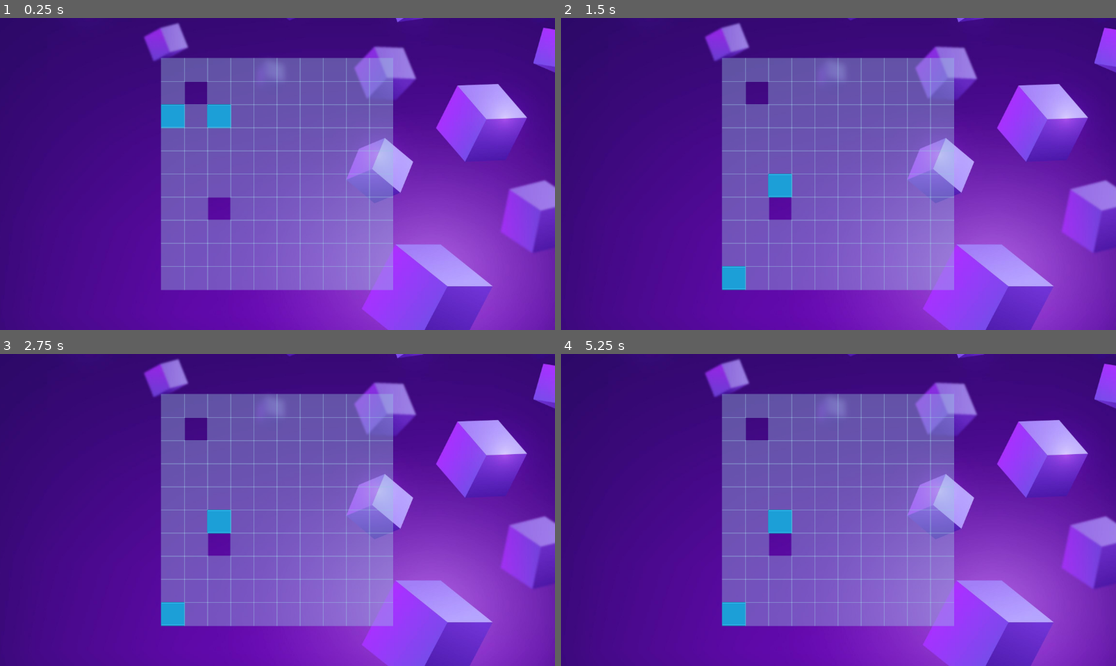
Above: before the commit, frames 1-4 (two rows, left to right).
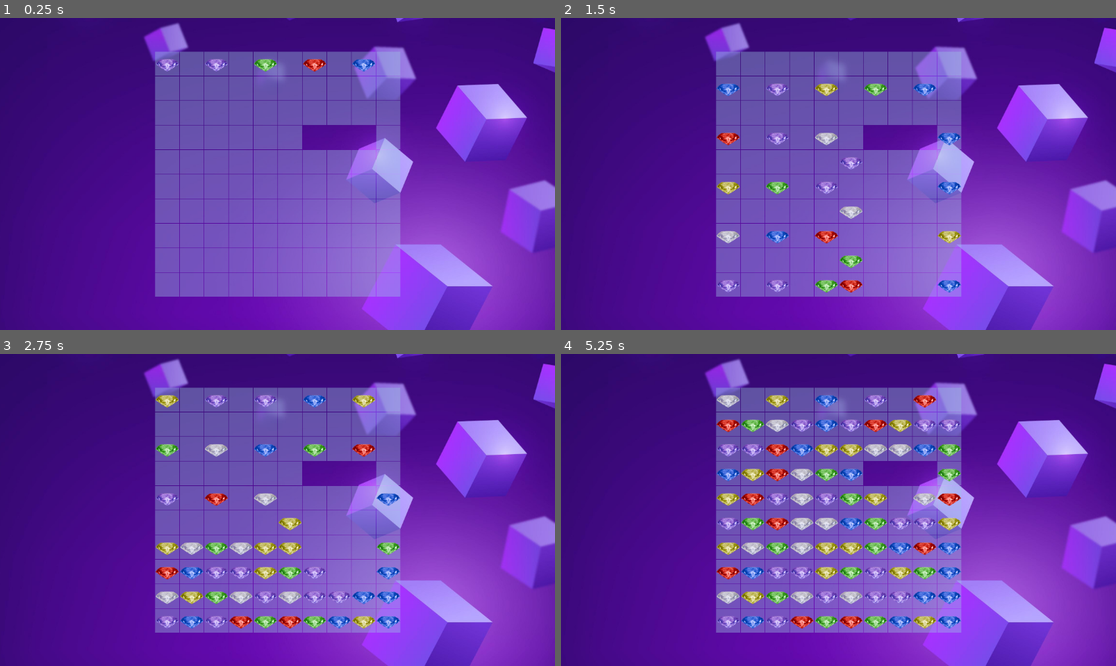
Above: after the commit, the same moments.

Repository: Medex81/LadyJu
Game: Godot game, scene res://game/scenes/game_field/game_field.tscn
The game is run twice, just before and just after one commit, with the same random seed, the same clock (stepped at 60 frames per second) and the same inputs.
Inputs:
- Up to frame 1 (0.25 s): no input
- Up to frame 2 (1.5 s): no input
- Up to frame 3 (2.75 s): no input
- Up to frame 4 (5.25 s): no input

The runs differ from the first frame. In frame 1, 9.3% of the frame differs, in the area x 27-73%, y 10-90%; in frame 2, 11%; in frame 3, 13%; in frame 4, 17%.

Commit message:
Add move and spawn mechanics

Diff:
--- a/game/logic/match3_core.gd
+++ b/game/logic/match3_core.gd
@@ -3,48 +3,73 @@
 class_name Match3Logic
 
 enum EItemTypes{
-	NONE,
 	RED,
-	BLUE
+	BLUE,
+	GREEN,
+	PURPLE,
+	WHITE,
+	YELLOW
 }
 
 var _cols:int = 0
 var _rows:int = 0
 var _size:int = 0
 var _cells:Array
-var result = UpdateResult.new()
+var _result = UpdateResult.new()
+var _shift = 0
 
 func _init(cols:int, rows:int):
 	for col in range(cols):
 		var array:Array[CellModel]
 		for row in range(rows):
-			array.append(CellModel.new(col, row))
+			array.append(CellModel.new())
 		print("Add row size {0}".format([array.size()]))
 		_cells.append(array)
 	_cols = cols
 	_rows = rows
 	_size = cols * rows
 
-func set_cell_opt(flat_index:int, is_hole:bool, is_creator:bool):
+func set_cell_opt(flat_index:int, is_hole:bool, is_spawn:bool):
 	if flat_index < _size:
 		var cell = _cells[flat_index % _cols][flat_index / _cols] as CellModel
 		cell.is_hole = is_hole
-		cell.is_creator = is_creator
+		cell.is_spawn = is_spawn
 
 func set_cell_item(flat_index:int, is_blocked:bool, type:EItemTypes):
 	var cell = _cells[flat_index % _cols][flat_index / _cols] as CellModel
 	cell.items.append(ItemModel.new(is_blocked, type))
 
+func move_if_can(col:int, row:int, shift:int, result:UpdateResult)->bool:
+	if col + shift >= 0 \
+	and col + shift < _cols \
+	and _cells[col + shift][row + 1].can_receive():
+		var from_flat_index = col + row * _cols
+		var to_flat_index = col + shift + (row + 1) * _cols
+		result.moves.append([from_flat_index, to_flat_index])
+		_cells[col][row].swap(_cells[col + shift][row + 1])
+		return true
+	return false
+
+func spawn(col:int, row:int, result:UpdateResult):
+	var new_item = EItemTypes.get(EItemTypes.keys().pick_random(), 0)
+	_cells[col][row].add_item(ItemModel.new(false, new_item))
+	var in_flat_index = col + row * _cols
+	_result.spawns.append([in_flat_index, new_item])
+
 func update()->UpdateResult:
-	result.clear()
+	_result.clear()
 	for col in range(_cols - 1, -1, -1):
-		for row in range(_rows - 1, -1, -1):
-			if row + 1 < _rows \
-			and not _cells[col][row].is_hole \
-			and not _cells[col][row + 1].is_hole \
-			and not _cells[col][row].items.is_empty():
-				var from_flat_index = _cells[col][row].x + _cells[col][row].y * _cols
-				var to_flat_index = _cells[col][row + 1].x + _cells[col][row + 1].y * _cols
-				result.moves.append([from_flat_index, to_flat_index])
-				_cells[col][row].swap(_cells[col][row + 1])
-	return result
+		for row in range(_rows - 2, -1, -1):
+			# move
+			if _cells[col][row].can_move():
+				if not move_if_can(col, row, 0, _result):
+					if not move_if_can(col, row, 1, _result):
+						move_if_can(col, row, -1,  _result)
+				continue
+
+			# spawn
+			if _cells[col][row].can_spawn():
+				spawn(col, row, _result)
+				continue
+
+	return _result
--- a/game/scenes/game_field/cell.gd
+++ b/game/scenes/game_field/cell.gd
@@ -3,14 +3,14 @@
 
 class_name Cell
 
-@export var create = false:
+@export var spawn = false:
 	set(value):
-		create = value
+		spawn = value
 
 @export var hole = false:
 	set(value):
 		$back_tex.visible = !value
-		create = !value
+		spawn = !value
 		hole = value
 
 @onready var items:Array[Item] = get_item_node_list()
--- a/game/scenes/game_field/cell_model.gd
+++ b/game/scenes/game_field/cell_model.gd
@@ -3,14 +3,21 @@
 class_name CellModel
 
 var is_hole:bool = false
-var is_creator:bool = false
-var x:int = 0
-var y:int = 0
+var is_spawn:bool = false
+
 var items:Array[ItemModel]
 
-func _init(_x:int, _y:int):
-	x = _x
-	y = _y
+func can_move()->bool:
+	return true if not is_hole and  not items.is_empty() else false
+
+func can_receive()->bool:
+	return true if not is_hole and items.is_empty() else false
+
+func can_spawn()->bool:
+	return true if not is_hole and is_spawn and items.is_empty() else false
+
+func add_item(item:ItemModel):
+	items.append(item)
 
 func swap(from:CellModel):
 	if not is_hole or not from.is_hole:
--- a/game/scenes/game_field/classes/item_model.gd
+++ b/game/scenes/game_field/classes/item_model.gd
@@ -3,7 +3,7 @@
 class_name ItemModel
 
 var is_blocked:bool = false
-var type: Match3Logic.EItemTypes = Match3Logic.EItemTypes.NONE
+var type: Match3Logic.EItemTypes = Match3Logic.EItemTypes.RED
 
 func _init(_is_blocked:bool, _type: Match3Logic.EItemTypes):
 	is_blocked = is_blocked
--- a/game/scenes/game_field/classes/update_result.gd
+++ b/game/scenes/game_field/classes/update_result.gd
@@ -3,10 +3,10 @@
 class_name UpdateResult
 
 var moves:Array
-var creates:Array[int]
+var spawns:Array
 var deletes:Array[int]
 
 func clear():
 	moves.clear()
-	creates.clear()
+	spawns.clear()
 	deletes.clear()
--- a/game/scenes/game_field/gred.gd
+++ b/game/scenes/game_field/gred.gd
@@ -4,6 +4,14 @@
 
 var _cells:Array[Cell]
 var _logic: Match3Logic = null
+var _items = {
+	Match3Logic.EItemTypes.RED: preload("res://game/scenes/game_field/items/item_red.tscn"),
+	Match3Logic.EItemTypes.BLUE: preload("res://game/scenes/game_field/items/item_blue.tscn"),
+	Match3Logic.EItemTypes.GREEN: preload("res://game/scenes/game_field/items/item_green.tscn"),
+	Match3Logic.EItemTypes.PURPLE: preload("res://game/scenes/game_field/items/item_purple.tscn"),
+	Match3Logic.EItemTypes.WHITE: preload("res://game/scenes/game_field/items/item_white.tscn"),
+	Match3Logic.EItemTypes.YELLOW: preload("res://game/scenes/game_field/items/item_yellow.tscn")
+}
 
 func _ready():
 	for cell in get_children():
@@ -14,7 +22,7 @@
 	if _logic:
 		var flat_cell_index = 0
 		for cell in _cells:
-			_logic.set_cell_opt(flat_cell_index, cell.hole, cell.create)
+			_logic.set_cell_opt(flat_cell_index, cell.hole, cell.spawn)
 			for item in cell.items:
 				_logic.set_cell_item(flat_cell_index, item.is_blocked, item.item_type)
 			flat_cell_index += 1
@@ -25,20 +33,18 @@
 func _on_timer_timeout():
 	if _logic:
 		var result = _logic.update()
-		if result.moves.is_empty():
+		if result.moves.is_empty() and result.spawns.is_empty():
 			$Timer.stop()
 		else:
 			move(result.moves)
+			spawn(result.spawns)
 
 func move(moves:Array):
 	for swap in moves:
 		var node_from = _cells[swap[0]]
 		var node_to = _cells[swap[1]]
-		print("swap {0} {1}".format([swap[0], swap[1]]))
-		var item_from = null if node_from.items.is_empty() else node_from.items.back()
-		var item_to = null if node_to.items.is_empty() else node_to.items.back()
-		print("item from size ", node_from.items.size())
-		print("item to size ", node_to.items.size())
+		var item_from = node_from.items.pop_back()
+		var item_to = node_to.items.pop_back()
 		if item_from:
 			node_from.remove_child(item_from)
 			node_to.add_child(item_from)
@@ -47,3 +53,17 @@
 			node_to.remove_child(item_to)
 			node_from.add_child(item_to)
 			node_from.items.append(item_to)
+
+func create_item(item_type:Match3Logic.EItemTypes)->Item:
+	var item:Item = null
+	var _scn = _items.get(item_type, null)
+	if _scn:
+		item = _scn.instantiate()
+	return item
+
+func spawn(spawns:Array):
+	for spawn in spawns:
+		var item = create_item(spawn[1])
+		if item:
+			_cells[spawn[0]].add_child(item)
+			_cells[spawn[0]].items.append(item)
--- a/game/scenes/game_field/gred.tscn
+++ b/game/scenes/game_field/gred.tscn
@@ -1,8 +1,7 @@
-[gd_scene load_steps=4 format=3 uid="uid://74n22nyd7nhk"]
+[gd_scene load_steps=3 format=3 uid="uid://74n22nyd7nhk"]
 
 [ext_resource type="Script" path="res://game/scenes/game_field/gred.gd" id="1_dk66i"]
 [ext_resource type="PackedScene" uid="uid://ci8gbjoyi55v8" path="res://game/scenes/game_field/cell.tscn" id="2_tw0j8"]
-[ext_resource type="PackedScene" uid="uid://bfkespa0sdxqj" path="res://game/scenes/game_field/item_blue.tscn" id="3_v3sfc"]
 
 [node name="gred" type="GridContainer"]
 anchors_preset = 8
@@ -16,418 +15,321 @@
 offset_bottom = 241.0
 grow_horizontal = 2
 grow_vertical = 2
-theme_override_constants/h_separation = -2
-theme_override_constants/v_separation = -2
+theme_override_constants/h_separation = 1
+theme_override_constants/v_separation = 1
 columns = 10
 script = ExtResource("1_dk66i")
 
 [node name="Timer" type="Timer" parent="."]
-wait_time = 0.088
+wait_time = 0.138
 autostart = true
 
 [node name="cell" parent="." instance=ExtResource("2_tw0j8")]
 layout_mode = 2
-
-[node name="item" parent="cell" instance=ExtResource("3_v3sfc")]
-layout_mode = 1
+spawn = true
 
 [node name="cell2" parent="." instance=ExtResource("2_tw0j8")]
 layout_mode = 2
-create = true
 
 [node name="cell3" parent="." instance=ExtResource("2_tw0j8")]
 layout_mode = 2
-create = true
-
-[node name="item" parent="cell3" instance=ExtResource("3_v3sfc")]
-layout_mode = 1
+spawn = true
 
 [node name="cell4" parent="." instance=ExtResource("2_tw0j8")]
 layout_mode = 2
-create = true
 
 [node name="cell5" parent="." instance=ExtResource("2_tw0j8")]
 layout_mode = 2
-create = true
+spawn = true
 
 [node name="cell6" parent="." instance=ExtResource("2_tw0j8")]
 layout_mode = 2
-create = true
 
 [node name="cell7" parent="." instance=ExtResource("2_tw0j8")]
 layout_mode = 2
-create = true
+spawn = true
 
 [node name="cell8" parent="." instance=ExtResource("2_tw0j8")]
 layout_mode = 2
-create = true
 
 [node name="cell9" parent="." instance=ExtResource("2_tw0j8")]
 layout_mode = 2
-create = true
+spawn = true
 
 [node name="cell10" parent="." instance=ExtResource("2_tw0j8")]
 layout_mode = 2
-create = true
 
 [node name="cell11" parent="." instance=ExtResource("2_tw0j8")]
 layout_mode = 2
-create = true
 
 [node name="cell12" parent="." instance=ExtResource("2_tw0j8")]
 layout_mode = 2
+
+[node name="cell13" parent="." instance=ExtResource("2_tw0j8")]
+layout_mode = 2
+
+[node name="cell14" parent="." instance=ExtResource("2_tw0j8")]
+layout_mode = 2
+
+[node name="cell15" parent="." instance=ExtResource("2_tw0j8")]
+layout_mode = 2
+
+[node name="cell16" parent="." instance=ExtResource("2_tw0j8")]
+layout_mode = 2
+
+[node name="cell17" parent="." instance=ExtResource("2_tw0j8")]
+layout_mode = 2
+
+[node name="cell18" parent="." instance=ExtResource("2_tw0j8")]
+layout_mode = 2
+
+[node name="cell19" parent="." instance=ExtResource("2_tw0j8")]
+layout_mode = 2
+
+[node name="cell20" parent="." instance=ExtResource("2_tw0j8")]
+layout_mode = 2
+
+[node name="cell21" parent="." instance=ExtResource("2_tw0j8")]
+layout_mode = 2
+
+[node name="cell22" parent="." instance=ExtResource("2_tw0j8")]
+layout_mode = 2
+
+[node name="cell23" parent="." instance=ExtResource("2_tw0j8")]
+layout_mode = 2
+
+[node name="cell24" parent="." instance=ExtResource("2_tw0j8")]
+layout_mode = 2
+
+[node name="cell25" parent="." instance=ExtResource("2_tw0j8")]
+layout_mode = 2
+
+[node name="cell26" parent="." instance=ExtResource("2_tw0j8")]
+layout_mode = 2
+
+[node name="cell27" parent="." instance=ExtResource("2_tw0j8")]
+layout_mode = 2
+
+[node name="cell28" parent="." instance=ExtResource("2_tw0j8")]
+layout_mode = 2
+
+[node name="cell29" parent="." instance=ExtResource("2_tw0j8")]
+layout_mode = 2
+
+[node name="cell30" parent="." instance=ExtResource("2_tw0j8")]
+layout_mode = 2
+
+[node name="cell31" parent="." instance=ExtResource("2_tw0j8")]
+layout_mode = 2
+
+[node name="cell32" parent="." instance=ExtResource("2_tw0j8")]
+layout_mode = 2
+
+[node name="cell33" parent="." instance=ExtResource("2_tw0j8")]
+layout_mode = 2
+
+[node name="cell34" parent="." instance=ExtResource("2_tw0j8")]
+layout_mode = 2
+
+[node name="cell35" parent="." instance=ExtResource("2_tw0j8")]
+layout_mode = 2
+
+[node name="cell36" parent="." instance=ExtResource("2_tw0j8")]
+layout_mode = 2
+
+[node name="cell37" parent="." instance=ExtResource("2_tw0j8")]
+layout_mode = 2
 hole = true
 
-[node name="cell13" parent="." instance=ExtResource("2_tw0j8")]
-layout_mode = 2
-create = true
-
-[node name="cell14" parent="." instance=ExtResource("2_tw0j8")]
-layout_mode = 2
-create = true
-
-[node name="cell15" parent="." instance=ExtResource("2_tw0j8")]
-layout_mode = 2
-create = true
-
-[node name="cell16" parent="." instance=ExtResource("2_tw0j8")]
-layout_mode = 2
-create = true
-
-[node name="cell17" parent="." instance=ExtResource("2_tw0j8")]
-layout_mode = 2
-create = true
-
-[node name="cell18" parent="." instance=ExtResource("2_tw0j8")]
-layout_mode = 2
-create = true
-
-[node name="cell19" parent="." instance=ExtResource("2_tw0j8")]
-layout_mode = 2
-create = true
-
-[node name="cell20" parent="." instance=ExtResource("2_tw0j8")]
-layout_mode = 2
-create = true
-
-[node name="cell21" parent="." instance=ExtResource("2_tw0j8")]
-layout_mode = 2
-create = true
-
-[node name="cell22" parent="." instance=ExtResource("2_tw0j8")]
-layout_mode = 2
-create = true
-
-[node name="cell23" parent="." instance=ExtResource("2_tw0j8")]
-layout_mode = 2
-create = true
-
-[node name="cell24" parent="." instance=ExtResource("2_tw0j8")]
-layout_mode = 2
-create = true
-
-[node name="cell25" parent="." instance=ExtResource("2_tw0j8")]
-layout_mode = 2
-create = true
-
-[node name="cell26" parent="." instance=ExtResource("2_tw0j8")]
-layout_mode = 2
-create = true
-
-[node name="cell27" parent="." instance=ExtResource("2_tw0j8")]
-layout_mode = 2
-create = true
-
-[node name="cell28" parent="." instance=ExtResource("2_tw0j8")]
-layout_mode = 2
-create = true
-
-[node name="cell29" parent="." instance=ExtResource("2_tw0j8")]
-layout_mode = 2
-create = true
-
-[node name="cell30" parent="." instance=ExtResource("2_tw0j8")]
-layout_mode = 2
-create = true
-
-[node name="cell31" parent="." instance=ExtResource("2_tw0j8")]
-layout_mode = 2
-create = true
-
-[node name="cell32" parent="." instance=ExtResource("2_tw0j8")]
-layout_mode = 2
-create = true
-
-[node name="cell33" parent="." instance=ExtResource("2_tw0j8")]
-layout_mode = 2
-create = true
-
-[node name="cell34" parent="." instance=ExtResource("2_tw0j8")]
-layout_mode = 2
-create = true
-
-[node name="cell35" parent="." instance=ExtResource("2_tw0j8")]
-layout_mode = 2
-create = true
-
-[node name="cell36" parent="." instance=ExtResource("2_tw0j8")]
-layout_mode = 2
-create = true
-
-[node name="cell37" parent="." instance=ExtResource("2_tw0j8")]
-layout_mode = 2
-create = true
-
 [node name="cell38" parent="." instance=ExtResource("2_tw0j8")]
 layout_mode = 2
-create = true
+hole = true
 
 [node name="cell39" parent="." instance=ExtResource("2_tw0j8")]
 layout_mode = 2
-create = true
+hole = true
 
 [node name="cell40" parent="." instance=ExtResource("2_tw0j8")]
 layout_mode = 2
-create = true
 
 [node name="cell41" parent="." instance=ExtResource("2_tw0j8")]
 layout_mode = 2
-create = true
 
 [node name="cell42" parent="." instance=ExtResource("2_tw0j8")]
 layout_mode = 2
-create = true
 
 [node name="cell43" parent="." instance=ExtResource("2_tw0j8")]
 layout_mode = 2
-create = true
 
 [node name="cell44" parent="." instance=ExtResource("2_tw0j8")]
 layout_mode = 2
-create = true
 
 [node name="cell45" parent="." instance=ExtResource("2_tw0j8")]
 layout_mode = 2
-create = true
 
 [node name="cell46" parent="." instance=ExtResource("2_tw0j8")]
 layout_mode = 2
-create = true
 
 [node name="cell47" parent="." instance=ExtResource("2_tw0j8")]
 layout_mode = 2
-create = true
 
 [node name="cell48" parent="." instance=ExtResource("2_tw0j8")]
 layout_mode = 2
-create = true
 
 [node name="cell49" parent="." instance=ExtResource("2_tw0j8")]
 layout_mode = 2
-create = true
 
 [node name="cell50" parent="." instance=ExtResource("2_tw0j8")]
 layout_mode = 2
-create = true
 
 [node name="cell51" parent="." instance=ExtResource("2_tw0j8")]
 layout_mode = 2
-create = true
 
 [node name="cell52" parent="." instance=ExtResource("2_tw0j8")]
 layout_mode = 2
-create = true
 
 [node name="cell53" parent="." instance=ExtResource("2_tw0j8")]
 layout_mode = 2
-create = true
 
 [node name="cell54" parent="." instance=ExtResource("2_tw0j8")]
 layout_mode = 2
-create = true
 
 [node name="cell55" parent="." instance=ExtResource("2_tw0j8")]
 layout_mode = 2
-create = true
 
 [node name="cell56" parent="." instance=ExtResource("2_tw0j8")]
 layout_mode = 2
-create = true
 
 [node name="cell57" parent="." instance=ExtResource("2_tw0j8")]
 layout_mode = 2
-create = true
 
 [node name="cell58" parent="." instance=ExtResource("2_tw0j8")]
 layout_mode = 2
-create = true
 
 [node name="cell59" parent="." instance=ExtResource("2_tw0j8")]
 layout_mode = 2
-create = true
 
 [node name="cell60" parent="." instance=ExtResource("2_tw0j8")]
 layout_mode = 2
-create = true
 
 [node name="cell61" parent="." instance=ExtResource("2_tw0j8")]
 layout_mode = 2
-create = true
 
 [node name="cell62" parent="." instance=ExtResource("2_tw0j8")]
 layout_mode = 2
-create = true
 
 [node name="cell63" parent="." instance=ExtResource("2_tw0j8")]
 layout_mode = 2
-hole = true
 
 [node name="cell64" parent="." instance=ExtResource("2_tw0j8")]
 layout_mode = 2
-create = true
 
 [node name="cell65" parent="." instance=ExtResource("2_tw0j8")]
 layout_mode = 2
-create = true
 
 [node name="cell66" parent="." instance=ExtResource("2_tw0j8")]
 layout_mode = 2
-create = true
 
 [node name="cell67" parent="." instance=ExtResource("2_tw0j8")]
 layout_mode = 2
-create = true
 
 [node name="cell68" parent="." instance=ExtResource("2_tw0j8")]
 layout_mode = 2
-create = true
 
 [node name="cell69" parent="." instance=ExtResource("2_tw0j8")]
 layout_mode = 2
-create = true
 
 [node name="cell70" parent="." instance=ExtResource("2_tw0j8")]
 layout_mode = 2
-create = true
 
 [node name="cell71" parent="." instance=ExtResource("2_tw0j8")]
 layout_mode = 2
-create = true
 
 [node name="cell72" parent="." instance=ExtResource("2_tw0j8")]
 layout_mode = 2
-create = true
 
 [node name="cell73" parent="." instance=ExtResource("2_tw0j8")]
 layout_mode = 2
-create = true
 
 [node name="cell74" parent="." instance=ExtResource("2_tw0j8")]
 layout_mode = 2
-create = true
 
 [node name="cell75" parent="." instance=ExtResource("2_tw0j8")]
 layout_mode = 2
-create = true
 
 [node name="cell76" parent="." instance=ExtResource("2_tw0j8")]
 layout_mode = 2
-create = true
 
 [node name="cell77" parent="." instance=ExtResource("2_tw0j8")]
 layout_mode = 2
-create = true
 
 [node name="cell78" parent="." instance=ExtResource("2_tw0j8")]
 layout_mode = 2
-create = true
 
 [node name="cell79" parent="." instance=ExtResource("2_tw0j8")]
 layout_mode = 2
-create = true
 
 [node name="cell80" parent="." instance=ExtResource("2_tw0j8")]
 layout_mode = 2
-create = true
 
 [node name="cell81" parent="." instance=ExtResource("2_tw0j8")]
 layout_mode = 2
-create = true
 
 [node name="cell82" parent="." instance=ExtResource("2_tw0j8")]
 layout_mode = 2
-create = true
 
 [node name="cell83" parent="." instance=ExtResource("2_tw0j8")]
 layout_mode = 2
-create = true
 
 [node name="cell84" parent="." instance=ExtResource("2_tw0j8")]
 layout_mode = 2
-create = true
 
 [node name="cell85" parent="." instance=ExtResource("2_tw0j8")]
 layout_mode = 2
-create = true
 
 [node name="cell86" parent="." instance=ExtResource("2_tw0j8")]
 layout_mode = 2
-create = true
 
 [node name="cell87" parent="." instance=ExtResource("2_tw0j8")]
 layout_mode = 2
-create = true
 
 [node name="cell88" parent="." instance=ExtResource("2_tw0j8")]
 layout_mode = 2
-create = true
 
 [node name="cell89" parent="." instance=ExtResource("2_tw0j8")]
 layout_mode = 2
-create = true
 
 [node name="cell90" parent="." instance=ExtResource("2_tw0j8")]
 layout_mode = 2
-create = true
 
 [node name="cell91" parent="." instance=ExtResource("2_tw0j8")]
 layout_mode = 2
-create = true
 
 [node name="cell92" parent="." instance=ExtResource("2_tw0j8")]
 layout_mode = 2
-create = true
 
 [node name="cell93" parent="." instance=ExtResource("2_tw0j8")]
 layout_mode = 2
-create = true
 
 [node name="cell94" parent="." instance=ExtResource("2_tw0j8")]
 layout_mode = 2
-create = true
 
 [node name="cell95" parent="." instance=ExtResource("2_tw0j8")]
 layout_mode = 2
-create = true
 
 [node name="cell96" parent="." instance=ExtResource("2_tw0j8")]
 layout_mode = 2
-create = true
 
 [node name="cell97" parent="." instance=ExtResource("2_tw0j8")]
 layout_mode = 2
-create = true
 
 [node name="cell98" parent="." instance=ExtResource("2_tw0j8")]
 layout_mode = 2
-create = true
 
 [node name="cell99" parent="." instance=ExtResource("2_tw0j8")]
 layout_mode = 2
-create = true
 
 [node name="cell100" parent="." instance=ExtResource("2_tw0j8")]
 layout_mode = 2
-create = true
 
 [connection signal="timeout" from="Timer" to="." method="_on_timer_timeout"]
--- a/game/scenes/game_field/item.gd
+++ b/game/scenes/game_field/item.gd
@@ -3,4 +3,4 @@
 class_name Item
 
 @export var is_blocked: bool = false
-@export var item_type:Match3Logic.EItemTypes = Match3Logic.EItemTypes.NONE
+@export var item_type:Match3Logic.EItemTypes = Match3Logic.EItemTypes.RED
--- a/game/scenes/game_field/item_blue.tscn
+++ /dev/null
@@ -1,17 +0,0 @@
-[gd_scene load_steps=3 format=3 uid="uid://bfkespa0sdxqj"]
-
-[ext_resource type="PackedScene" uid="uid://dvli6j7w5dh4s" path="res://game/scenes/game_field/item.tscn" id="1_len3k"]
-[ext_resource type="Texture2D" uid="uid://b0wc3ffovla5e" path="res://game/assets/kenney_ui-pack/PNG/Blue/Default/button_rectangle_flat.png" id="2_18wo6"]
-
-[node name="item" instance=ExtResource("1_len3k")]
-item_type = 2
-metadata/_edit_use_anchors_ = true
-
-[node name="margin" parent="." index="0"]
-theme_override_constants/margin_left = 5
-theme_override_constants/margin_top = 5
-theme_override_constants/margin_right = 5
-theme_override_constants/margin_bottom = 5
-
-[node name="tex" parent="margin" index="0"]
-texture = ExtResource("2_18wo6")
Not shown: 1 places in game/scenes/game_field/cell.tscn that only renumber resources
Not shown: 1 places in game/scenes/game_field/game_field.tscn that only renumber resources
